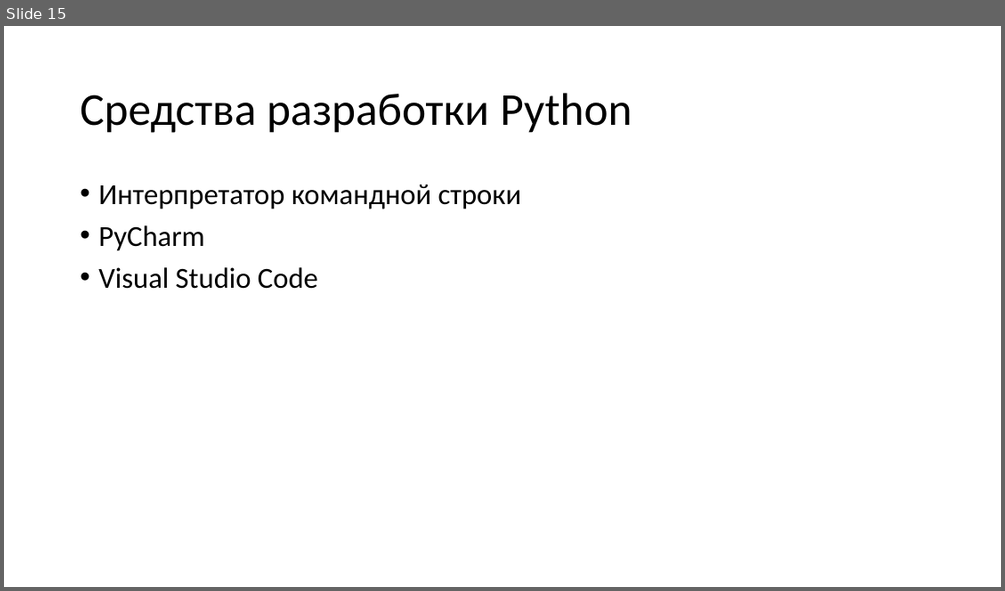
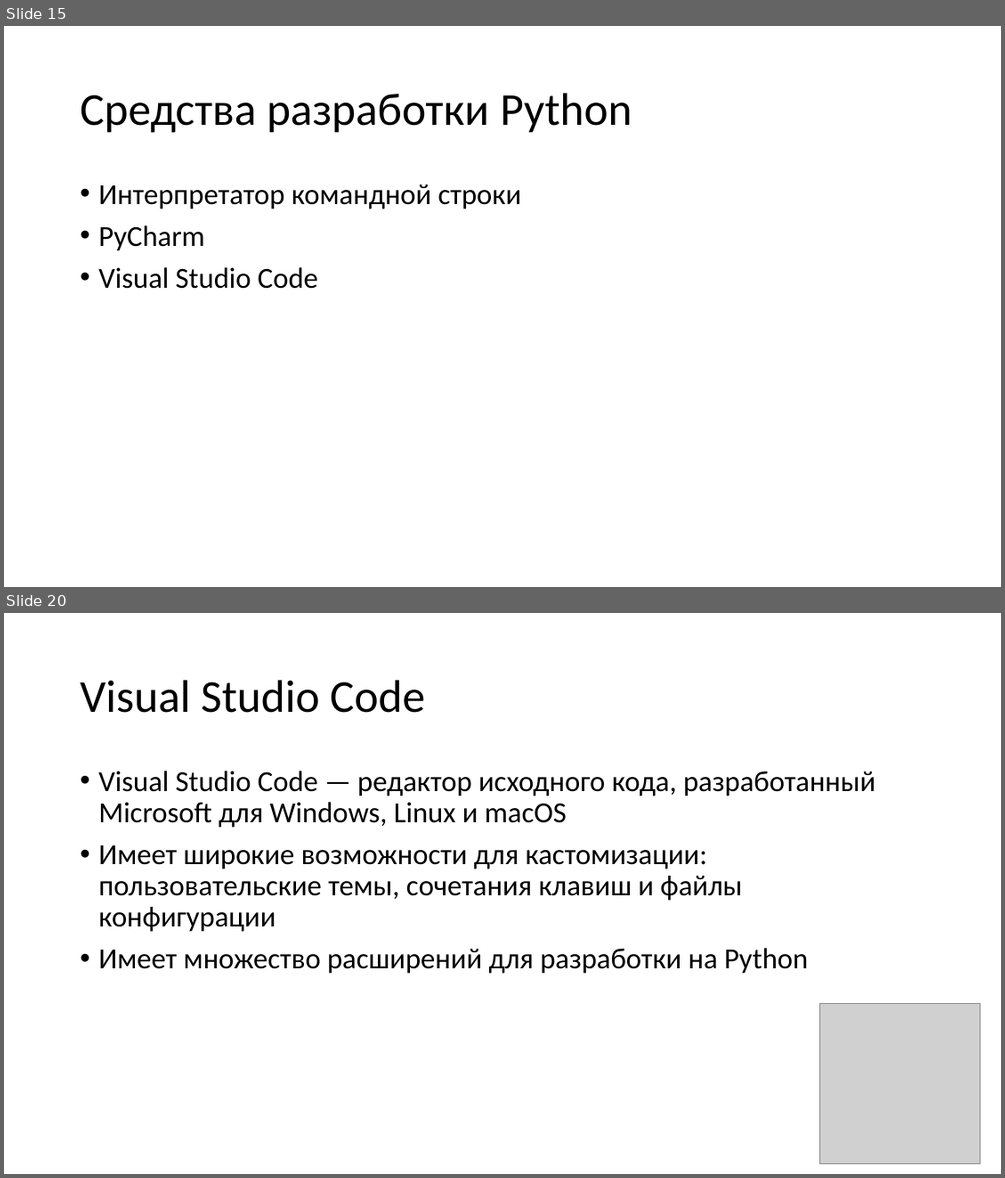
Before and after one commit to paveltsytovich/telegram-course, a slide deck: Presentation/Основы алгоритмизации и программирования.pptx. Shown one above the other, each under a label of ours: slide 15 before the commit, slides 15 and 20 after it; the slides between them are not shown. The pictures are 1005x591 and 1005x1178 pixels, drawn with LibreOffice and Linux fonts; fonts in the diff are those of the drawing; grey boxes stand for pictures. Boxes give left, top, right and bottom in pixels: in the first picture for what was removed or moved away, otherwise in the second. Text is boxed around its words. In the diff, an @@ line names an element or a change of style, - is before the commit and + after.

Commit message:
Добавлены "Инструментальные средства разработки на Python"

```diff
--- a/Presentation/Основы алгоритмизации и программирования.pptx
+++ b/Presentation/Основы алгоритмизации и программирования.pptx
@@ slide 20 added at [4, 613, 1001, 1174], background #FFFFFF @@
@@ title added at [80, 680, 425, 713], 44 pt, text #000000 @@
+Visual Studio Code
@@ text added at [98, 771, 875, 973], 28 pt, text #000000 @@
+• Visual Studio Code — редактор исходного кода, разработанный Microsoft для Windows, Linux и macOS
+• Имеет широкие возможности для кастомизации: пользовательские темы, сочетания клавиш и файлы конфигурации
+• Имеет множество расширений для разработки на Python
@@ picture added at [821, 1004, 980, 1163] @@
```
Also in this commit, not shown: 1 slide changed, 5 other slides added, 1 other file.
